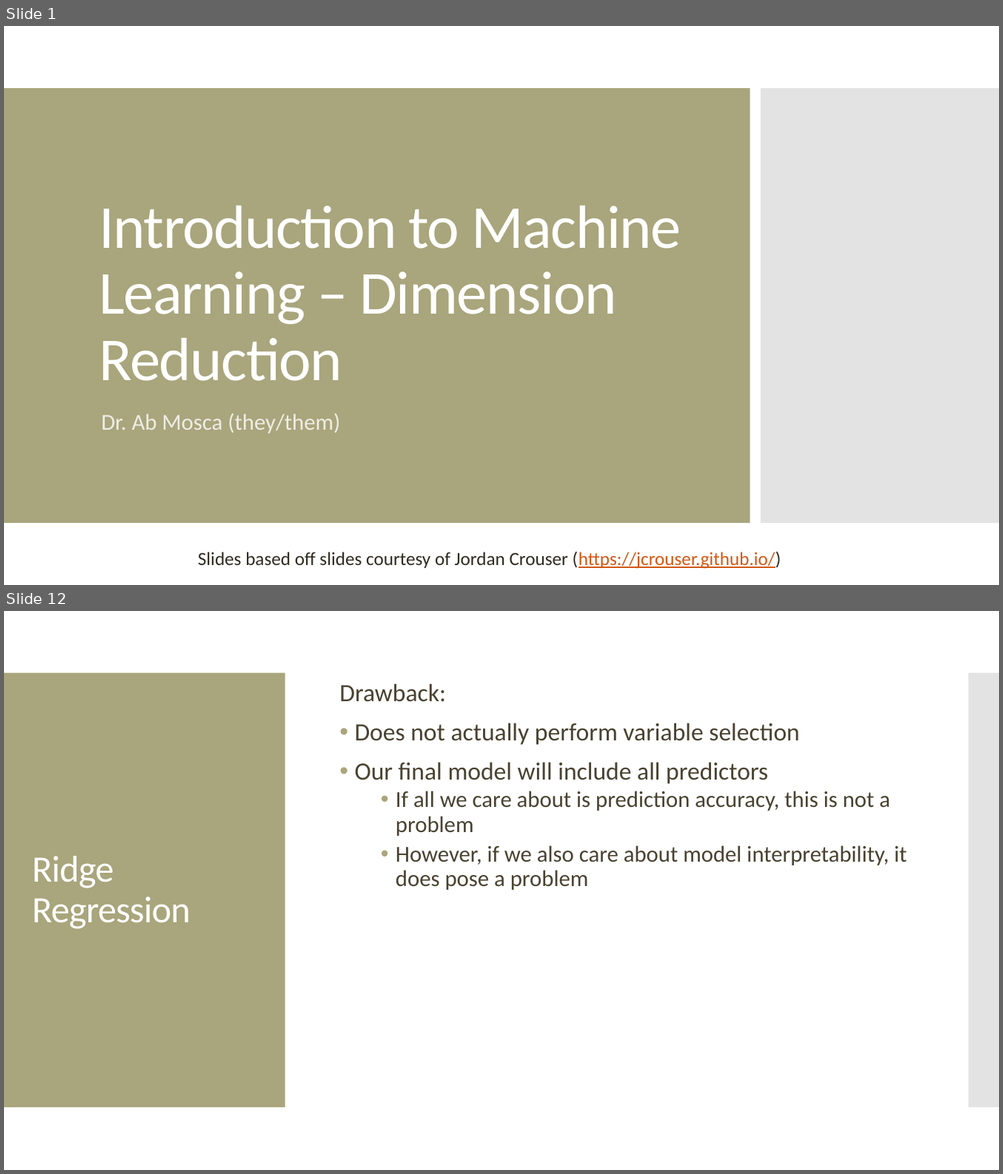
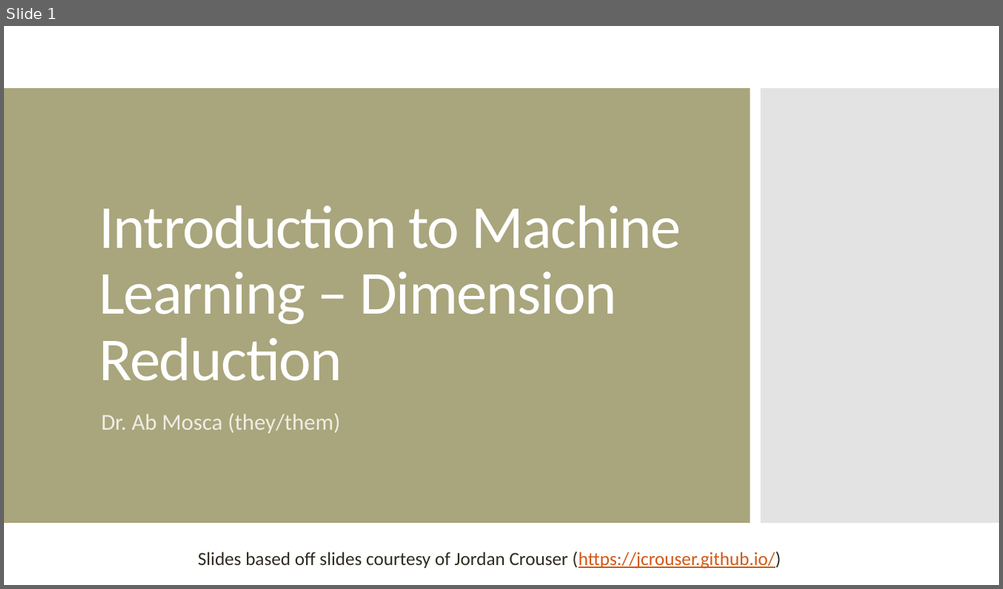
Before and after one commit to amosca01/CAIS380ML-S24, a slide deck: slides/12-dimension-reduction.pptx. Shown one above the other, each under a label of ours: slides 1 and 12 before the commit, slide 1 after it; the slides between them are not shown. The pictures are 1003x1174 and 1003x589 pixels, drawn with LibreOffice and Linux fonts; fonts in the diff are those of the drawing. Boxes give left, top, right and bottom in pixels: in the first picture for what was removed or moved away, otherwise in the second. Text is boxed around its words. In the diff, an @@ line names an element or a change of style, - is before the commit and + after.

```diff
--- a/slides/12-dimension-reduction.pptx
+++ b/slides/12-dimension-reduction.pptx
@@ slide 12 removed at bbox=[4, 611, 999, 1170], background #FFFFFF @@
@@ rectangle removed at bbox=[4, 673, 285, 1108] @@
@@ rectangle removed at bbox=[968, 673, 999, 1108] @@
@@ text removed at bbox=[339, 684, 906, 890] @@
-Drawback:
-• Does not actually perform variable selection
-• Our final model will include all predictors
-  • If all we care about is prediction accuracy, this is not a problem
-  • However, if we also care about model interpretability, it does pose a problem
@@ title removed at bbox=[32, 856, 190, 929] @@
-Ridge Regression
```
Also in this commit, not shown: 2 slides changed, 30 slides added, 15 other slides removed, 14 other files.
